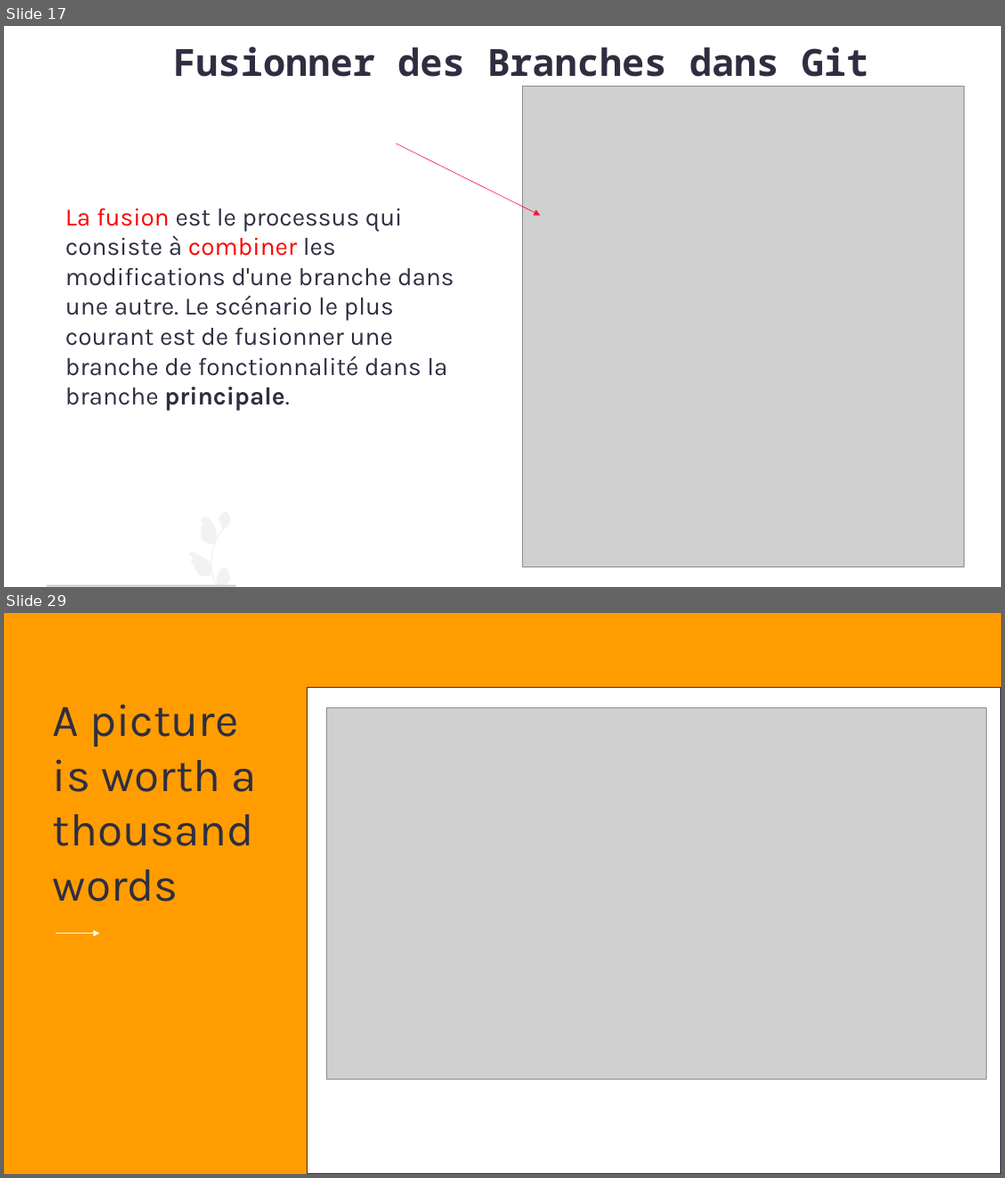
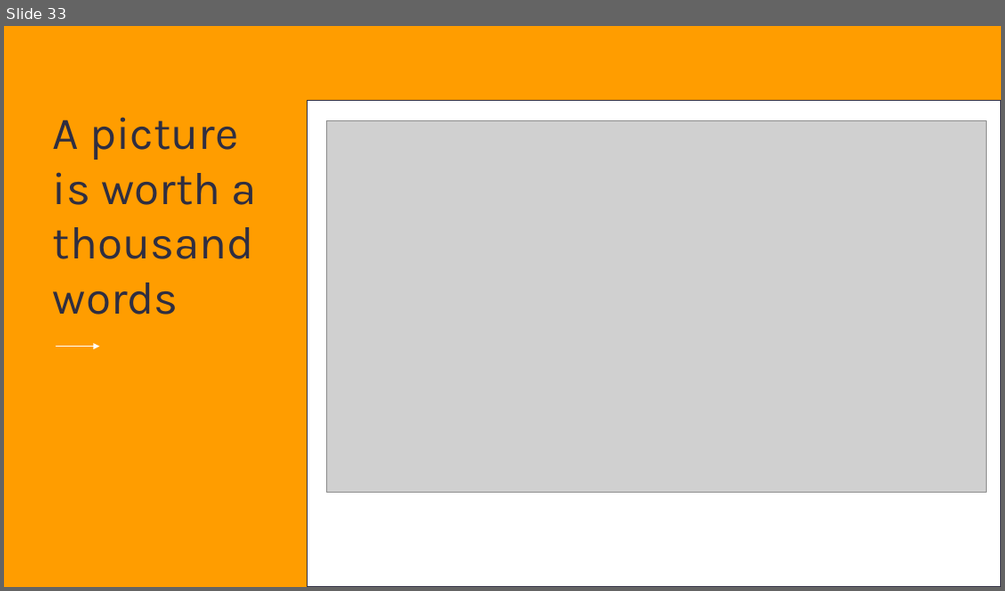
Before and after one commit to AbdessamadAbdaoui/Presentation_Git, a slide deck: presentation_Git.pptx. Shown one above the other, each under a label of ours: slides 17 and 29 before the commit, slide 33 after it; the slides between them are not shown. The pictures are 1005x1178 and 1005x591 pixels, drawn with LibreOffice and Linux fonts; fonts in the diff are those of the drawing; grey boxes stand for pictures. Boxes give left, top, right and bottom in pixels: in the first picture for what was removed or moved away, otherwise in the second. Text is boxed around its words. In the diff, an @@ line names an element or a change of style, - is before the commit and + after.

Commit message:
modification

```diff
--- a/presentation_Git.pptx
+++ b/presentation_Git.pptx
@@ slide 17 removed at [4, 26, 1001, 587], background #FFFFFF @@
@@ text removed at [173, 46, 869, 77] @@
-Fusionner des Branches dans Git
@@ picture removed at [523, 86, 965, 566] @@
@@ arrow removed from (396, 143) to (540, 216) @@
@@ text removed at [65, 208, 454, 410] @@
-La fusion est le processus qui consiste à combiner les modifications d'une branche dans une autre. Le scénario le plus courant est de fusionner une branche de fonctionnalité dans la branche principale.
@@ freeform shape removed at [189, 511, 231, 585] @@
@@ freeform shape removed at [46, 585, 236, 586] @@
@@ what was slide 29 is now slide 33 @@
```
Also in this commit, not shown: 1 slide changed, 30 slides added, 25 other slides removed.
